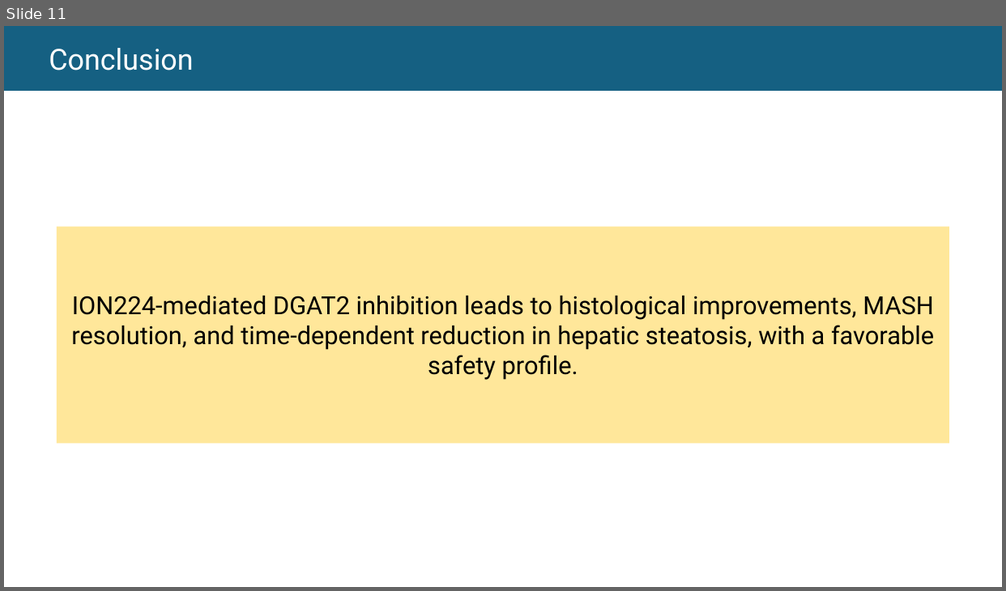
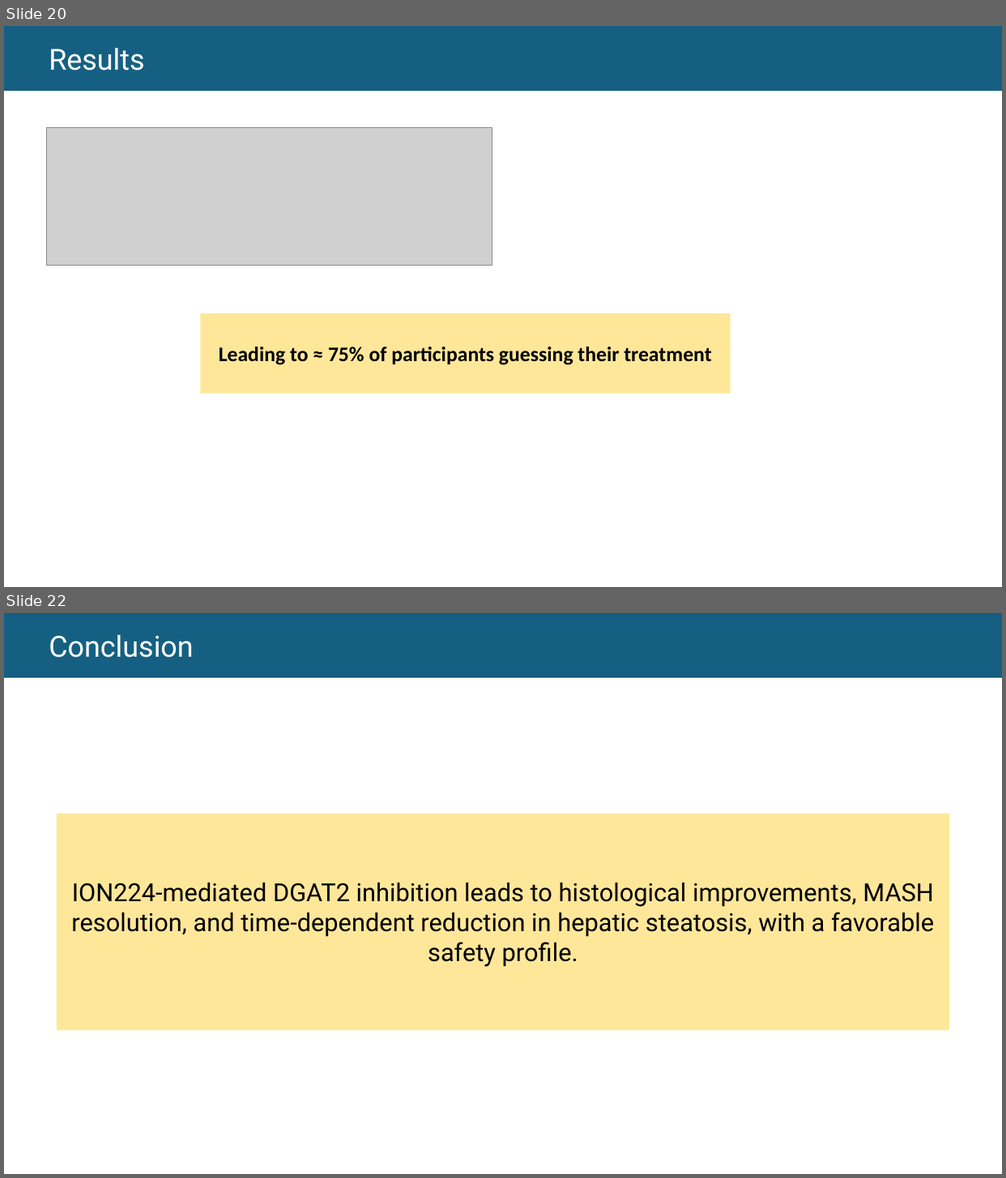
Before and after one commit to thomashusson29/M2biostatistiques, a slide deck: S1/devoirEO/Oral M2.pptx. Shown one above the other, each under a label of ours: slide 11 before the commit, slides 20 and 22 after it; the slides between them are not shown. The pictures are 1006x591 and 1006x1178 pixels, drawn with LibreOffice and Linux fonts; fonts in the diff are those of the drawing; grey boxes stand for pictures. Boxes give left, top, right and bottom in pixels: in the first picture for what was removed or moved away, otherwise in the second. Text is boxed around its words. In the diff, an @@ line names an element or a change of style, - is before the commit and + after.

```diff
--- a/S1/devoirEO/Oral M2.pptx
+++ b/S1/devoirEO/Oral M2.pptx
@@ slide 20 added at (x1=4, y1=26, x2=1002, y2=587), background #FFFFFF @@
@@ rectangle added at (x1=4, y1=26, x2=1002, y2=90), fill #156082, 28 pt, text #FFFFFF @@
+  Results
@@ picture added at (x1=47, y1=128, x2=492, y2=265) @@
@@ rectangle added at (x1=200, y1=314, x2=731, y2=394), fill #FFE79A, 20 pt, text #000000, bold @@
+Leading to ≈ 75% of participants guessing their treatment
@@ what was slide 11 is now slide 22 @@
```
Also in this commit, not shown: 3 slides changed, 17 other slides added, 7 slides removed, 31 other files.
